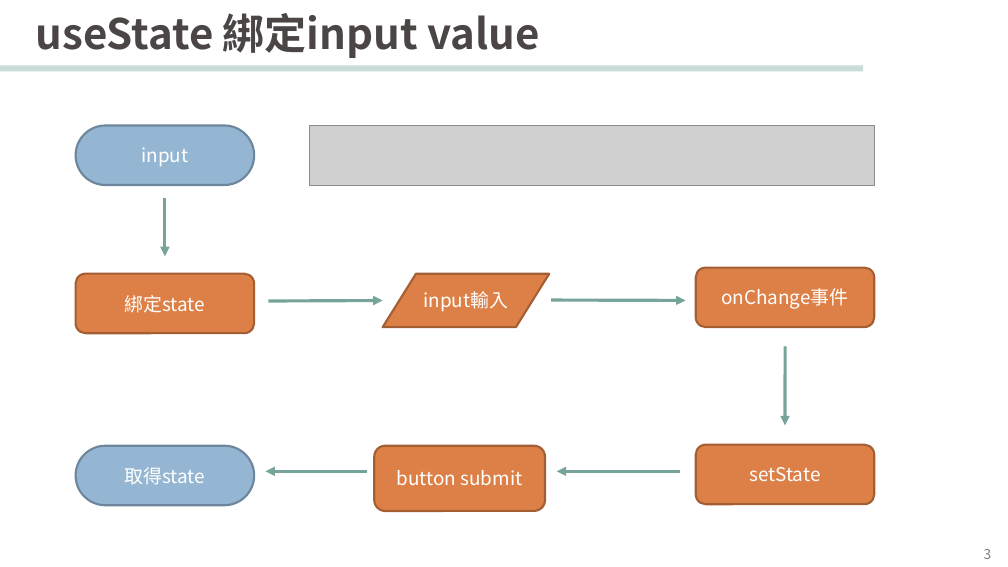
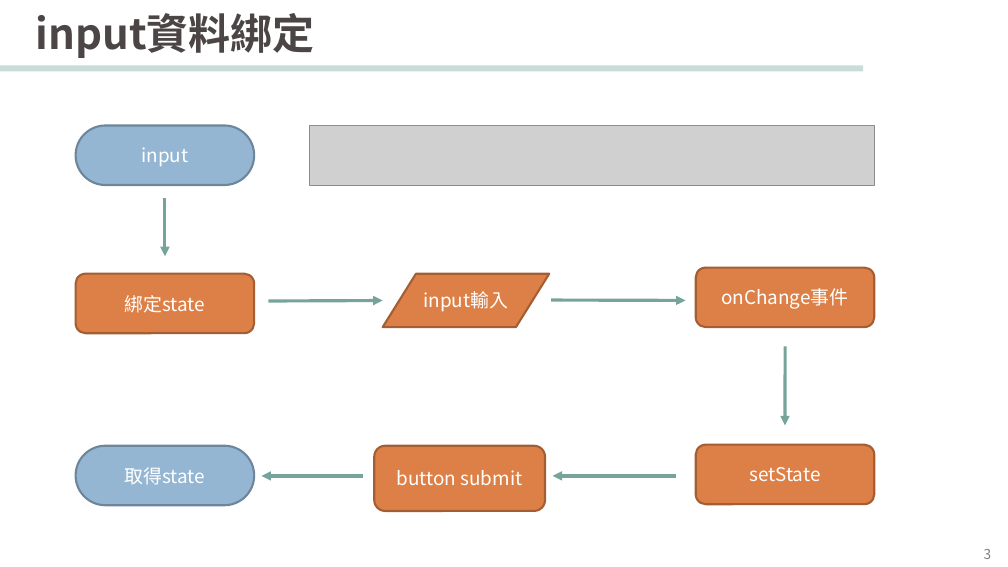
Before and after one commit to leeyouyi/course, a slide deck: slide 3 of 講義/第五堂課React-form.pptx. Drawn at 1008x567 pixels with LibreOffice and Linux fonts; fonts in the diff are those of the drawing; grey boxes stand for pictures; background and template pictures are left out. Boxes give left, top, right and bottom in pixels: in the first picture for what was removed or moved away, otherwise in the second. Text is boxed around its words. In the diff, an @@ line names an element or a change of style, - is before the commit and + after.

```diff
--- a/講義/第五堂課React-form.pptx
+++ b/講義/第五堂課React-form.pptx
@@ title at (36,13,315,58): text changed @@
-useState 綁定input value
+input資料綁定
@@ arrow moved from (368, 471) - (265, 471) to (363, 476) - (262, 476) @@
@@ arrow moved from (680, 471) - (557, 471) to (676, 476) - (553, 476) @@
```
Also in this commit, not shown: 6 other slides changed, 2 other files.
